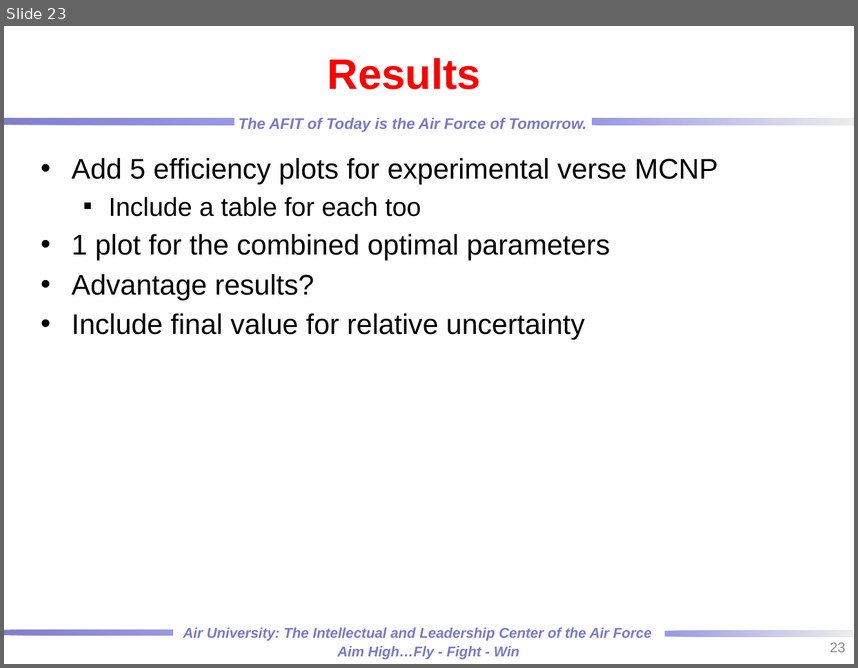
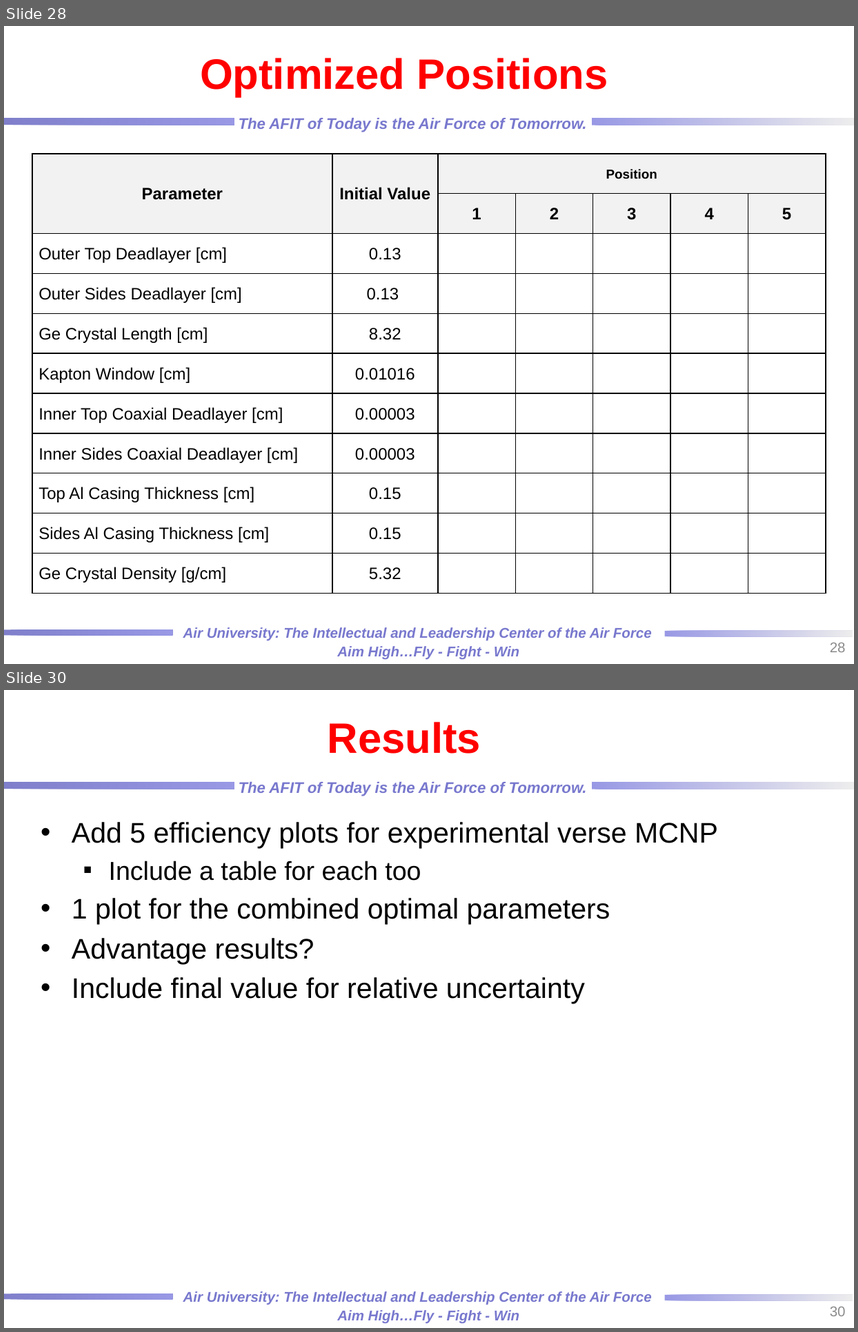
Before and after one commit to rtorzilli/GeDetector-Project, a slide deck: Report/HPGe_Automation Optimization_MCNP_Model.pptx. Shown one above the other, each under a label of ours: slide 23 before the commit, slides 28 and 30 after it; the slides between them are not shown. The pictures are 858x668 and 858x1332 pixels, drawn with LibreOffice and Linux fonts; fonts in the diff are those of the drawing; background and template pictures are left out. Boxes give left, top, right and bottom in pixels: in the first picture for what was removed or moved away, otherwise in the second. Text is boxed around its words. In the diff, an @@ line names an element or a change of style, - is before the commit and + after.

```diff
--- a/Report/HPGe_Automation Optimization_MCNP_Model.pptx
+++ b/Report/HPGe_Automation Optimization_MCNP_Model.pptx
@@ slide 28 added at [4, 26, 854, 664], background picture (left out); not listed: 7 template elements that a slide beside it also shows @@
@@ title added at [200, 58, 608, 97], 36 pt, text #FF0000, bold @@
+Optimized Positions
@@ table added at [32, 154, 824, 593], 11 rows, 7 columns @@
+Parameter | Initial Value | Position |  |  |  | 
+ |  | 1 | 2 | 3 | 4 | 5
+Outer Top Deadlayer [cm] | 0.13 |  |  |  |  | 
+Outer Sides Deadlayer [cm] | 0.13 |  |  |  |  | 
+Ge Crystal Length [cm] | 8.32 |  |  |  |  | 
+Kapton Window [cm] | 0.01016 |  |  |  |  | 
+Inner Top Coaxial Deadlayer [cm] | 0.00003 |  |  |  |  | 
+Inner Sides Coaxial Deadlayer [cm] | 0.00003 |  |  |  |  | 
+Top Al Casing Thickness [cm] | 0.15 |  |  |  |  | 
+Sides Al Casing Thickness [cm] | 0.15 |  |  |  |  | 
+Ge Crystal Density [g/cm] | 5.32 |  |  |  |  | 
@@ page number added at [830, 642, 846, 652], 12 pt, text #8C8C8C @@
+28
@@ what was slide 23 is now slide 30 @@
@@ page number at [830, 1306, 846, 1316]: text changed @@
-23
+30
```
Also in this commit, not shown: 4 slides changed, 7 other slides added, 1 slide removed, 3 other files.
